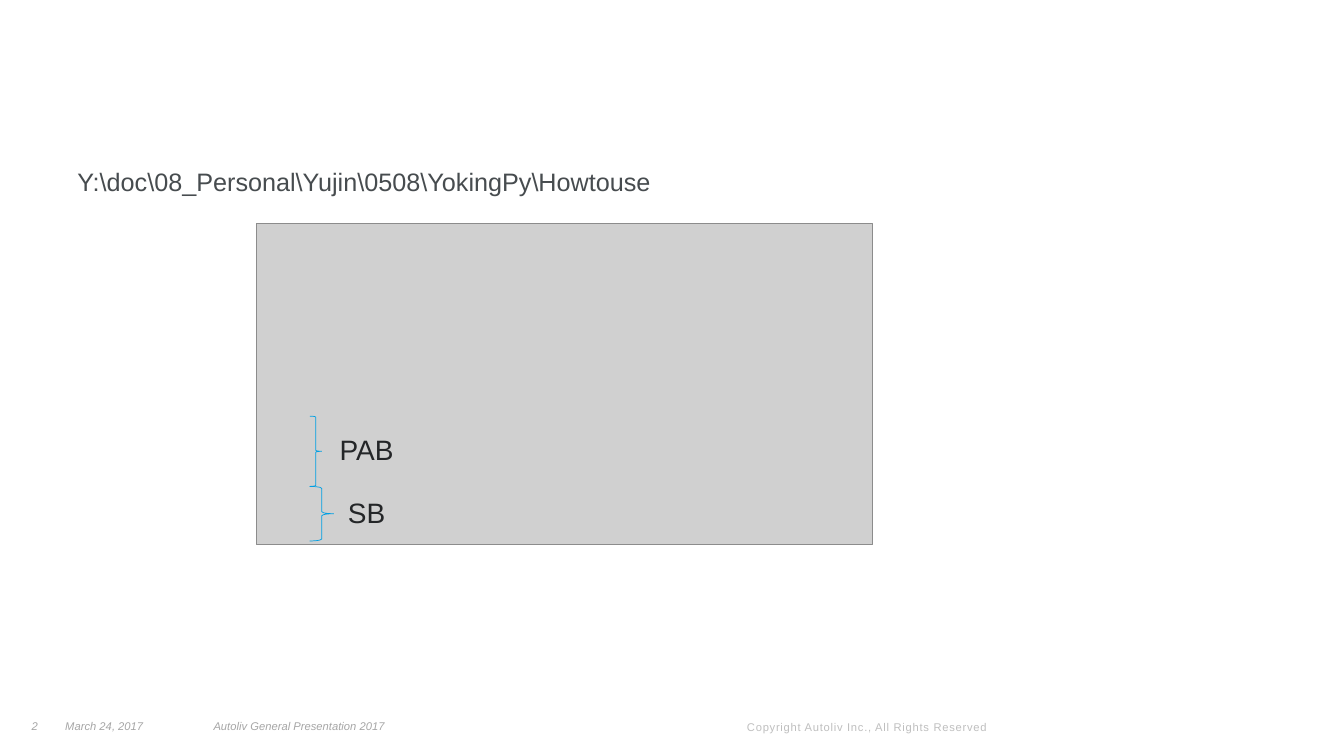
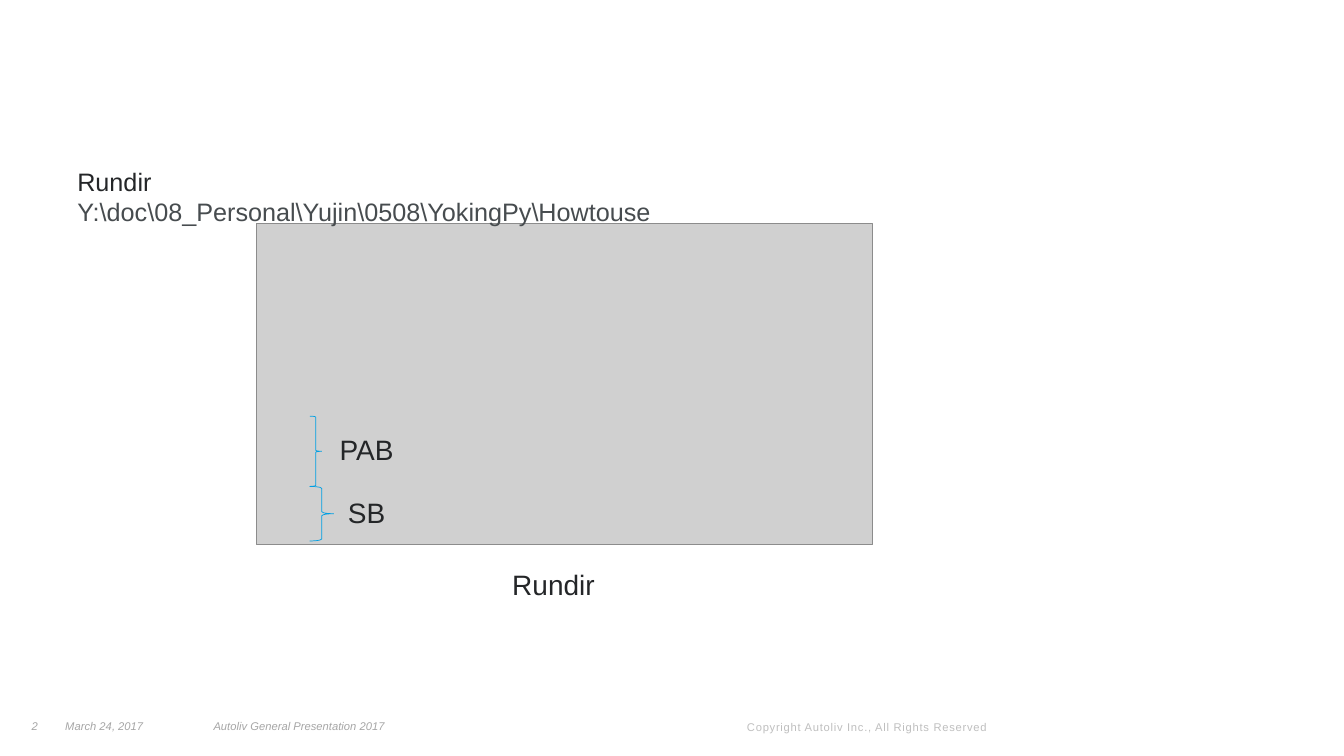
Before and after one commit to chaos1984/Python-CAR-POST, a slide deck: slide 2 of Howtouse/Readme.pptx. Drawn at 1344x756 pixels with LibreOffice and Linux fonts; fonts in the diff are those of the drawing; grey boxes stand for pictures; background and template pictures are left out. Boxes give left, top, right and bottom in pixels: in the first picture for what was removed or moved away, otherwise in the second. Text is boxed around its words. In the diff, an @@ line names an element or a change of style, - is before the commit and + after.

```diff
--- a/Howtouse/Readme.pptx
+++ b/Howtouse/Readme.pptx
@@ text at (77, 172, 151, 192): paragraph added @@
+Rundir
@@ text added at (512, 574, 595, 596), 20 pt, text #242627 @@
+Rundir
```
Also in this commit, not shown: 2 other slides changed, 1 slide added, 7 other files.
